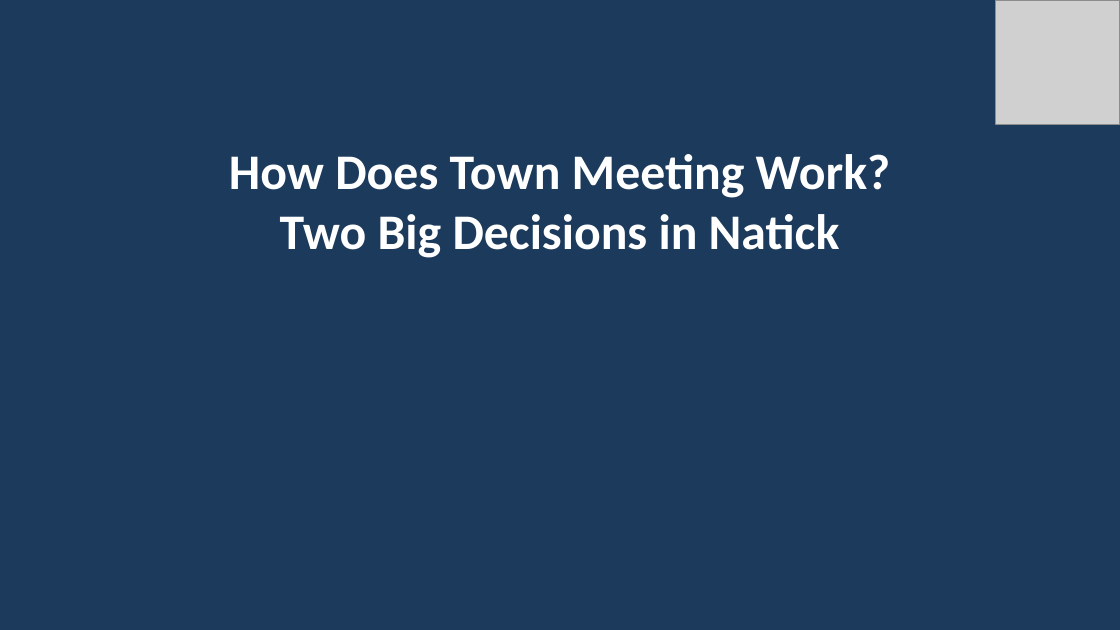
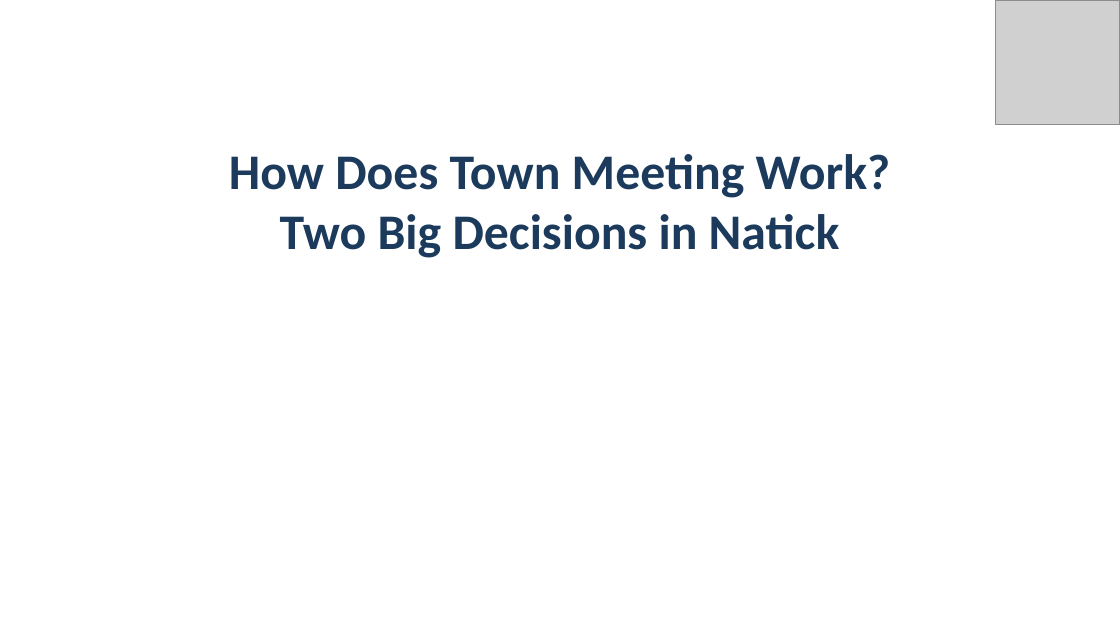
Before and after one commit to connectjeff/natick-curriculum, a slide deck: slide 1 of Town_Meeting_Video_Slides.pptx. Drawn at 1120x630 pixels with LibreOffice and Linux fonts; fonts in the diff are those of the drawing; grey boxes stand for pictures. Boxes give left, top, right and bottom in pixels: in the first picture for what was removed or moved away, otherwise in the second. Text is boxed around its words. In the diff, an @@ line names an element or a change of style, - is before the commit and + after.

Commit message:
Change title slide to white background with blue text for seal readability

```diff
--- a/Town_Meeting_Video_Slides.pptx
+++ b/Town_Meeting_Video_Slides.pptx
@@ background #1B3A5C to #FFFFFF @@
@@ text "How Does Town Meeting Work? ..." at [229,154,891,258]: text colour #FFFFFF to #1B3A5C @@
```
Also in this commit, not shown: 1 other file.
